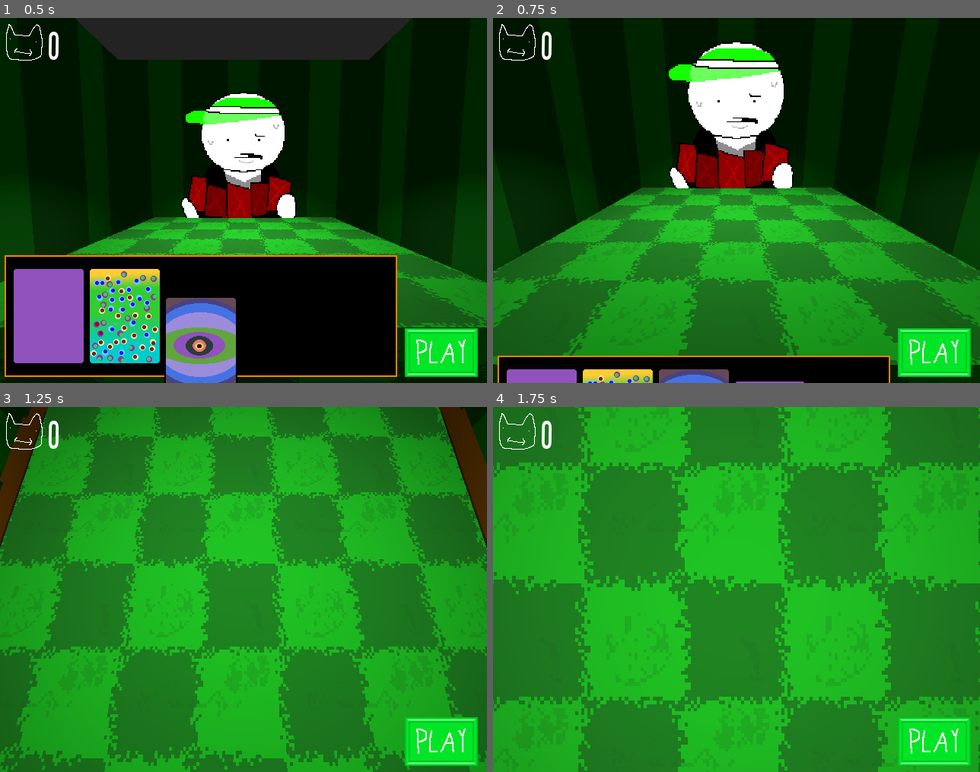
Above: before the commit, frames 1-4 (two rows, left to right).
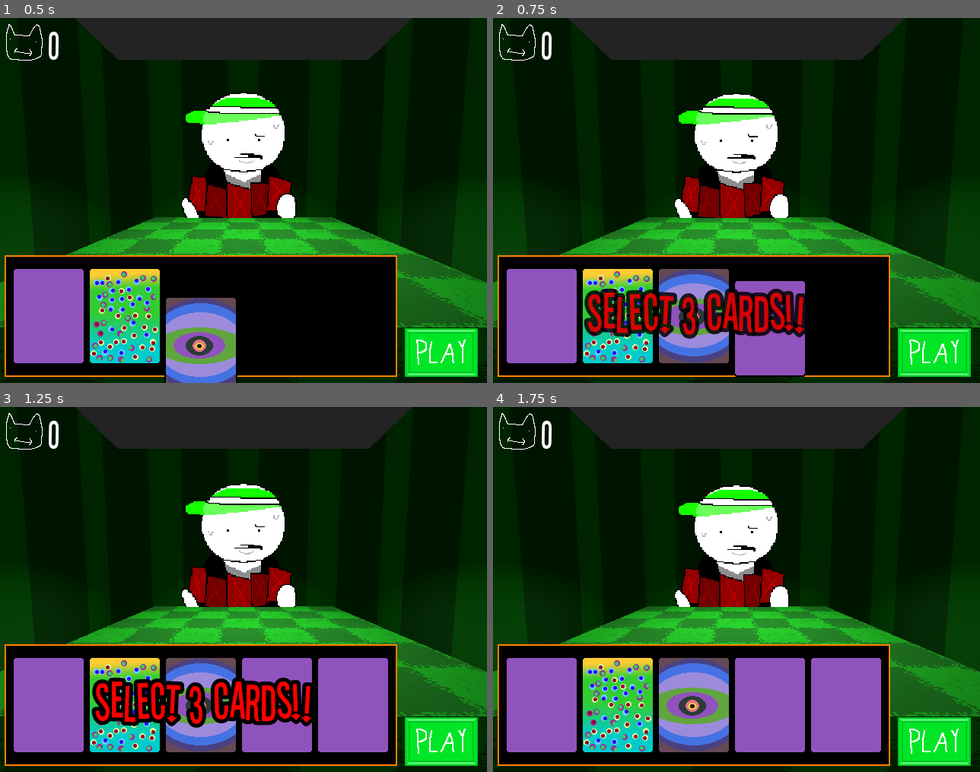
Above: after the commit, the same moments.

Repository: willslyman/kat-kards
Game: Godot game, scene res://scenes/main.tscn
The game is run twice, just before and just after one commit, with the same random seed, the same clock (stepped at 60 frames per second) and the same inputs.
Inputs (mouse positions are in pixels of both pictures, inside the frame that each line leads up to):
- Up to frame 1 (0.5 s): no input
- Up to frame 2 (0.75 s): click (936, 353) at 0.5 s
- Up to frame 3 (1.25 s): no input
- Up to frame 4 (1.75 s): click (936, 742) at 1.25 s

Frame 1 is identical in both runs. In frame 2, 50% of the frame differs, in the area x 0-100%, y 0-100%; in frame 3, 94%; in frame 4, 93%.

Commit message:
working on scoring

Diff:
--- a/scenes/card_ui.tscn
+++ b/scenes/card_ui.tscn
@@ -6,6 +6,128 @@
 [ext_resource type="Texture2D" uid="uid://blptxan683jsi" path="res://textures/play_hand.png" id="3_birkm"]
 [ext_resource type="FontFile" uid="uid://dgqo4kbtb6h2v" path="res://fonts/Stereofidelic.otf" id="3_sofqg"]
 
+[sub_resource type="Animation" id="Animation_xou0u"]
+resource_name = "score"
+length = 0.2
+tracks/0/type = "value"
+tracks/0/imported = false
+tracks/0/enabled = true
+tracks/0/path = NodePath(".:scale")
+tracks/0/interp = 1
+tracks/0/loop_wrap = true
+tracks/0/keys = {
+"times": PackedFloat32Array(0, 0.2),
+"transitions": PackedFloat32Array(0.3, 1),
+"update": 0,
+"values": [Vector2(1.5, 1.5), Vector2(1, 1)]
+}
+tracks/1/type = "value"
+tracks/1/imported = false
+tracks/1/enabled = true
+tracks/1/path = NodePath(".:rotation")
+tracks/1/interp = 1
+tracks/1/loop_wrap = true
+tracks/1/keys = {
+"times": PackedFloat32Array(0, 0.2),
+"transitions": PackedFloat32Array(0.3, 1),
+"update": 0,
+"values": [0.2617994, 0.0]
+}
+
+[sub_resource type="Animation" id="Animation_2iqob"]
+length = 0.001
+tracks/0/type = "value"
+tracks/0/imported = false
+tracks/0/enabled = true
+tracks/0/path = NodePath(".:scale")
+tracks/0/interp = 1
+tracks/0/loop_wrap = true
+tracks/0/keys = {
+"times": PackedFloat32Array(0),
+"transitions": PackedFloat32Array(1),
+"update": 0,
+"values": [Vector2(1, 1)]
+}
+tracks/1/type = "value"
+tracks/1/imported = false
+tracks/1/enabled = true
+tracks/1/path = NodePath(".:rotation")
+tracks/1/interp = 1
+tracks/1/loop_wrap = true
+tracks/1/keys = {
+"times": PackedFloat32Array(0),
+"transitions": PackedFloat32Array(1),
+"update": 0,
+"values": [0.0]
+}
+
+[sub_resource type="AnimationLibrary" id="AnimationLibrary_2iqob"]
+_data = {
+&"RESET": SubResource("Animation_2iqob"),
+&"score": SubResource("Animation_xou0u")
+}
+
+[sub_resource type="Animation" id="Animation_8creq"]
+resource_name = "show"
+length = 0.5
+tracks/0/type = "value"
+tracks/0/imported = false
+tracks/0/enabled = true
+tracks/0/path = NodePath("PlayerHandScore:position")
+tracks/0/interp = 1
+tracks/0/loop_wrap = true
+tracks/0/keys = {
+"times": PackedFloat32Array(0, 0.5),
+"transitions": PackedFloat32Array(0.2, 1),
+"update": 0,
+"values": [Vector2(0, 482), Vector2(0, 410)]
+}
+tracks/1/type = "value"
+tracks/1/imported = false
+tracks/1/enabled = true
+tracks/1/path = NodePath("OppHandScore:position")
+tracks/1/interp = 1
+tracks/1/loop_wrap = true
+tracks/1/keys = {
+"times": PackedFloat32Array(0, 0.5),
+"transitions": PackedFloat32Array(0.2, 1),
+"update": 0,
+"values": [Vector2(0, -54), Vector2(0, 18)]
+}
+
+[sub_resource type="Animation" id="Animation_gf8qa"]
+length = 0.001
+tracks/0/type = "value"
+tracks/0/imported = false
+tracks/0/enabled = true
+tracks/0/path = NodePath("PlayerHandScore:position")
+tracks/0/interp = 1
+tracks/0/loop_wrap = true
+tracks/0/keys = {
+"times": PackedFloat32Array(0),
+"transitions": PackedFloat32Array(1),
+"update": 0,
+"values": [Vector2(0, 482)]
+}
+tracks/1/type = "value"
+tracks/1/imported = false
+tracks/1/enabled = true
+tracks/1/path = NodePath("OppHandScore:position")
+tracks/1/interp = 1
+tracks/1/loop_wrap = true
+tracks/1/keys = {
+"times": PackedFloat32Array(0),
+"transitions": PackedFloat32Array(1),
+"update": 0,
+"values": [Vector2(0, -54)]
+}
+
+[sub_resource type="AnimationLibrary" id="AnimationLibrary_gf8qa"]
+_data = {
+&"RESET": SubResource("Animation_gf8qa"),
+&"show": SubResource("Animation_8creq")
+}
+
 [sub_resource type="Animation" id="Animation_0ct6v"]
 length = 0.001
 tracks/0/type = "value"
@@ -41,6 +163,43 @@
 _data = {
 &"RESET": SubResource("Animation_0ct6v"),
 &"hide": SubResource("Animation_birkm")
+}
+
+[sub_resource type="Animation" id="Animation_sofqg"]
+resource_name = "angry"
+step = 0.1
+tracks/0/type = "value"
+tracks/0/imported = false
+tracks/0/enabled = true
+tracks/0/path = NodePath(".:self_modulate")
+tracks/0/interp = 1
+tracks/0/loop_wrap = true
+tracks/0/keys = {
+"times": PackedFloat32Array(0, 0.2, 0.79999995, 1),
+"transitions": PackedFloat32Array(1, 1, 1, 1),
+"update": 0,
+"values": [Color(1, 0, 0, 0), Color(1, 0, 0, 1), Color(1, 0, 0, 1), Color(1, 0, 0, 0)]
+}
+
+[sub_resource type="Animation" id="Animation_psgti"]
+length = 0.001
+tracks/0/type = "value"
+tracks/0/imported = false
+tracks/0/enabled = true
+tracks/0/path = NodePath(".:self_modulate")
+tracks/0/interp = 1
+tracks/0/loop_wrap = true
+tracks/0/keys = {
+"times": PackedFloat32Array(0),
+"transitions": PackedFloat32Array(1),
+"update": 0,
+"values": [Color(1, 0, 0, 0)]
+}
+
+[sub_resource type="AnimationLibrary" id="AnimationLibrary_psgti"]
+_data = {
+&"RESET": SubResource("Animation_psgti"),
+&"angry": SubResource("Animation_sofqg")
 }
 
 [sub_resource type="CircleShape2D" id="CircleShape2D_5x102"]
@@ -80,6 +239,79 @@
 text = "5000"
 scroll_active = false
 
+[node name="HandScores" type="Control" parent="UI"]
+layout_mode = 1
+anchors_preset = 15
+anchor_right = 1.0
+anchor_bottom = 1.0
+grow_horizontal = 2
+grow_vertical = 2
+
+[node name="PlayerHandScore" type="RichTextLabel" parent="UI/HandScores"]
+clip_contents = false
+layout_mode = 1
+anchors_preset = 8
+anchor_left = 0.5
+anchor_top = 0.5
+anchor_right = 0.5
+anchor_bottom = 0.5
+offset_left = -320.0
+offset_top = 242.0
+offset_right = 320.0
+offset_bottom = 293.99963
+grow_horizontal = 2
+grow_vertical = 2
+pivot_offset = Vector2(320, 26)
+theme_override_colors/font_outline_color = Color(0, 0, 0, 1)
+theme_override_constants/outline_size = 16
+theme_override_fonts/normal_font = ExtResource("3_sofqg")
+theme_override_font_sizes/normal_font_size = 48
+bbcode_enabled = true
+text = "0"
+scroll_active = false
+horizontal_alignment = 1
+vertical_alignment = 1
+
+[node name="AnimationPlayer" type="AnimationPlayer" parent="UI/HandScores/PlayerHandScore"]
+libraries = {
+&"": SubResource("AnimationLibrary_2iqob")
+}
+
+[node name="OppHandScore" type="RichTextLabel" parent="UI/HandScores"]
+clip_contents = false
+layout_mode = 1
+anchors_preset = 8
+anchor_left = 0.5
+anchor_top = 0.5
+anchor_right = 0.5
+anchor_bottom = 0.5
+offset_left = -320.0
+offset_top = -294.0
+offset_right = 320.0
+offset_bottom = -241.99991
+grow_horizontal = 2
+grow_vertical = 2
+pivot_offset = Vector2(320, 26)
+theme_override_colors/font_outline_color = Color(0, 0, 0, 1)
+theme_override_constants/outline_size = 16
+theme_override_fonts/normal_font = ExtResource("3_sofqg")
+theme_override_font_sizes/normal_font_size = 48
+bbcode_enabled = true
+text = "0"
+scroll_active = false
+horizontal_alignment = 1
+vertical_alignment = 1
+
+[node name="AnimationPlayer" type="AnimationPlayer" parent="UI/HandScores/OppHandScore"]
+libraries = {
+&"": SubResource("AnimationLibrary_2iqob")
+}
+
+[node name="AnimationPlayer" type="AnimationPlayer" parent="UI/HandScores"]
+libraries = {
+&"": SubResource("AnimationLibrary_gf8qa")
+}
+
 [node name="Opponent" type="Node" parent="."]
 
 [node name="MyCards" type="Sprite2D" parent="."]
@@ -89,6 +321,28 @@
 [node name="AnimationPlayer" type="AnimationPlayer" parent="MyCards"]
 libraries = {
 &"": SubResource("AnimationLibrary_sofqg")
+}
+
+[node name="SelectCards" type="RichTextLabel" parent="MyCards"]
+self_modulate = Color(1, 0, 0, 0)
+z_index = 10
+offset_left = -194.0
+offset_top = -42.0
+offset_right = 200.0
+offset_bottom = 38.0
+theme_override_colors/font_outline_color = Color(0, 0, 0, 1)
+theme_override_constants/outline_size = 20
+theme_override_fonts/normal_font = ExtResource("3_sofqg")
+theme_override_font_sizes/normal_font_size = 64
+bbcode_enabled = true
+text = "[shake]Select 3 Cards!!"
+scroll_active = false
+horizontal_alignment = 1
+vertical_alignment = 1
+
+[node name="AnimationPlayer" type="AnimationPlayer" parent="MyCards/SelectCards"]
+libraries = {
+&"": SubResource("AnimationLibrary_psgti")
 }
 
 [node name="Cursor" type="Area2D" parent="."]
--- a/scenes/main.tscn
+++ b/scenes/main.tscn
@@ -101,6 +101,21 @@
 [sub_resource type="BoxMesh" id="BoxMesh_jyhfs"]
 size = Vector3(3, 1, 3)
 
+[sub_resource type="Animation" id="Animation_choun"]
+length = 0.001
+tracks/0/type = "value"
+tracks/0/imported = false
+tracks/0/enabled = true
+tracks/0/path = NodePath("Sprite3D:offset")
+tracks/0/interp = 1
+tracks/0/loop_wrap = true
+tracks/0/keys = {
+"times": PackedFloat32Array(0),
+"transitions": PackedFloat32Array(1),
+"update": 0,
+"values": [Vector2(0, 0)]
+}
+
 [sub_resource type="Animation" id="Animation_85g3d"]
 resource_name = "bob"
 length = 6.0
@@ -117,21 +132,6 @@
 "transitions": PackedFloat32Array(1, 1),
 "update": 0,
 "values": [Vector2(0, 0), Vector2(0, -5)]
-}
-
-[sub_resource type="Animation" id="Animation_choun"]
-length = 0.001
-tracks/0/type = "value"
-tracks/0/imported = false
-tracks/0/enabled = true
-tracks/0/path = NodePath("Sprite3D:offset")
-tracks/0/interp = 1
-tracks/0/loop_wrap = true
-tracks/0/keys = {
-"times": PackedFloat32Array(0),
-"transitions": PackedFloat32Array(1),
-"update": 0,
-"values": [Vector2(0, 0)]
 }
 
 [sub_resource type="AnimationLibrary" id="AnimationLibrary_choun"]
--- a/scripts/arena.gd
+++ b/scripts/arena.gd
@@ -9,6 +9,12 @@
 const CENTER : Vector2 = Vector2(320, 240)
 var currently_hovered_card : Card = null
 @onready var card_anim: AnimationPlayer = $MyCards/AnimationPlayer
+@onready var play_button: Button = $PlayHand
+@onready var hand_score_anim: AnimationPlayer = $UI/HandScores/AnimationPlayer
+@onready var player_hand_score_anim: AnimationPlayer = $UI/HandScores/PlayerHandScore/AnimationPlayer
+@onready var opp_hand_score_anim: AnimationPlayer = $UI/HandScores/OppHandScore/AnimationPlayer
+@onready var phs_label: RichTextLabel = $UI/HandScores/PlayerHandScore
+@onready var ohs_label: RichTextLabel = $UI/HandScores/OppHandScore
 
 var playing_hand : bool = false
 
@@ -21,6 +27,7 @@
 
 ## Player Stats
 var player_score : int = 0
+var player_hand_score : int = 0
 var player_hand_size : int = 5
 var player_cards : Array[Card] = []
 @onready var player_card_holder: Node2D = $MyCards
@@ -30,6 +37,7 @@
 
 ## Opp Stats
 var opp_score : int = 0
+var opp_hand_score : int = 0
 
 
 func _ready() -> void:
@@ -58,7 +66,7 @@
 	for i in player_hand_size:
 		var card_name = CardList.card_list.keys().pick_random()
 		var c : Card = CardList.card_list[card_name].instantiate()
-		var card_pos : Vector2 = Vector2((hand_card_gap * i) - (hand_card_gap * (player_hand_size / 2.0)) + 50, 128)
+		var card_pos : Vector2 = Vector2((hand_card_gap * i) - (hand_card_gap * (player_hand_size / 2.0)) + (hand_card_gap/2.0), 128)
 		player_card_holder.add_child(c)
 		c.position = card_pos
 		c.setup(self, true)
@@ -73,8 +81,22 @@
 
 func _play_hand() -> void:
 	if playing_hand: return
+
+	## Must play 3 cards
+	var selected : int = 0
+	for i in range(player_cards.size() - 1, -1, -1):
+		var card : Card = player_cards[i]
+		if card.selected:
+			selected += 1
+	if selected != 3:
+		$MyCards/SelectCards/AnimationPlayer.play("angry")
+		return
+
 	playing_hand = true
 	main.to_table()
+	play_button.hide()
+	player_hand_score = 0
+	opp_hand_score = 0
 
 	var selected_cards : Array[Card] = []
 	for i in range(player_cards.size() - 1, -1, -1):
@@ -93,7 +115,7 @@
 	selected_cards.reverse()
 	for i in selected_cards.size():
 		var card : Card = selected_cards[i]
-		var card_pos : Vector2 = Vector2((play_card_gap * i) - (play_card_gap * (selected_cards.size() / 2.0)) + 50, 0) + CENTER + Vector2(0,64)
+		var card_pos : Vector2 = Vector2((play_card_gap * i) - (play_card_gap * (selected_cards.size() / 2.0)) + (play_card_gap/2.0), 0) + CENTER + Vector2(0,96)
 
 		card.deselect_anim()
 
@@ -115,12 +137,14 @@
 	## Show opponent cards
 	for i in range(opp_selected_cards.size()):
 		var card : Card = opp_selected_cards[i]
-		var card_pos : Vector2 = Vector2(320 + (play_card_gap * i) - (play_card_gap * (card_play_size / 2.0)) + 50, 128)
+		var card_pos : Vector2 = Vector2(320 + (play_card_gap * i) - (play_card_gap * (card_play_size / 2.0)) + (play_card_gap/2.0), 160)
 		#card.position = card_pos
 		var tween : Tween = create_tween().set_ease(Tween.EASE_OUT).set_trans(Tween.TRANS_CUBIC)
 		tween.tween_property(card, "position", card_pos, 0.5)
 
+	hand_score_anim.play("show")
 	await get_tree().create_timer(1.0, false).timeout
+
 
 	## Score cards
 
@@ -136,6 +160,9 @@
 				var card : Card = opp_selected_cards[i]
 				await do_card(card)
 
+	## Go Back
+
+
 func do_card(card : Card) -> void:
 	await card.use()
 	card.un_use()
@@ -143,12 +170,20 @@
 
 func add_points(is_player : bool, amount : int) -> void:
 	if is_player:
-		player_score += amount
+		player_hand_score += amount
+		player_hand_score_anim.play("score")
+		phs_label.text = str(player_hand_score)
 	else:
-		opp_score += amount
+		opp_hand_score += amount
+		opp_hand_score_anim.play("score")
+		ohs_label.text = str(opp_hand_score)
 
 func add_mult(is_player : bool, mlt : int) -> void:
 	if is_player:
-		player_score *= mlt
+		player_hand_score *= mlt
+		player_hand_score_anim.play("score")
+		phs_label.text = str(player_hand_score)
 	else:
-		opp_score *= mlt
+		opp_hand_score *= mlt
+		opp_hand_score_anim.play("score")
+		ohs_label.text = str(opp_hand_score)
Not shown: 1 places in scenes/card_ui.tscn that only renumber resources
